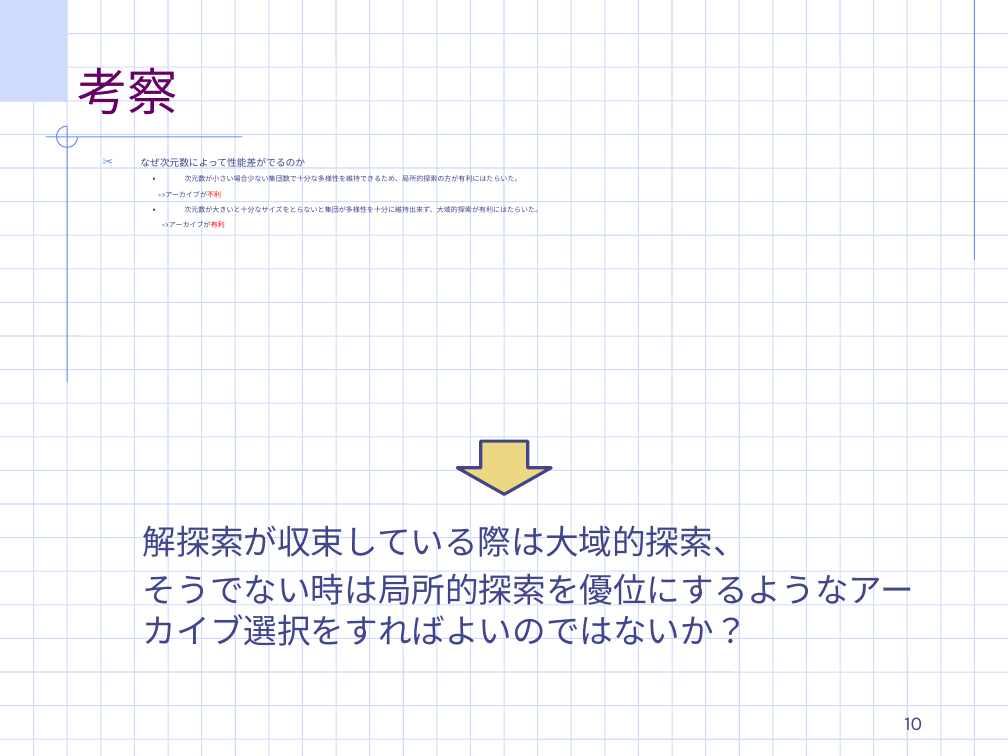
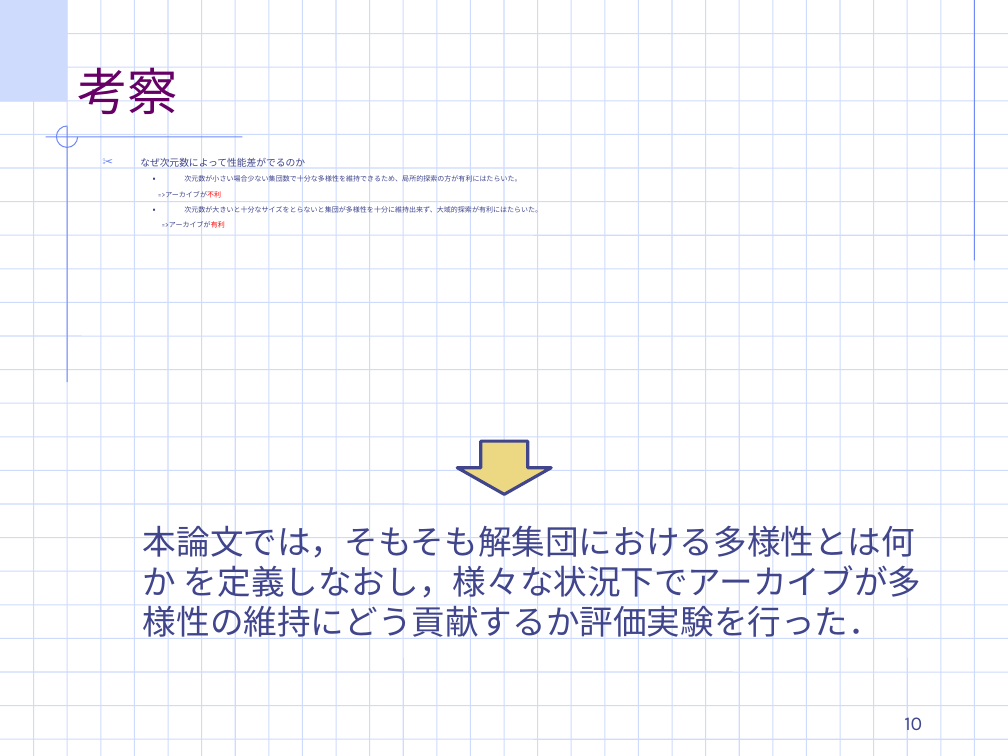
Before and after one commit to TakefumiYamamura/labolatry, a slide deck: slide 10 of 適応DE最終ゼミ発表.ppt. Drawn at 1008x756 pixels with LibreOffice and Linux fonts; fonts in the diff are those of the drawing; background and template pictures are left out. Boxes give left, top, right and bottom in pixels: in the first picture for what was removed or moved away, otherwise in the second. Text is boxed around its words. In the diff, an @@ line names an element or a change of style, - is before the commit and + after.

```diff
--- a/適応DE最終ゼミ発表.ppt
+++ b/適応DE最終ゼミ発表.ppt
@@ text at bbox=[143, 519, 921, 644]: text changed @@
-  解探索が収束している際は大域的探索、
-  そうでない時は局所的探索を優位にするようなアーカイブ選択をすればよいのではないか？
+  本論文では，そもそも解集団における多様性とは何か を定義しなおし，様々な状況下でアーカイブが多様性の維持にどう貢献するか評価実験を行った．
```
Also in this commit, not shown: 5 other slides changed, 9 slides added, 5 slides removed.
